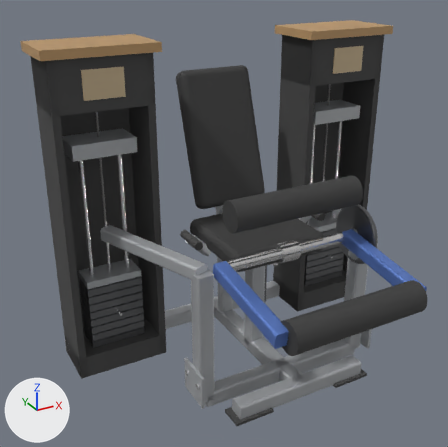
The glTF model catalogs/ludus/models/LD-B032/model.glb: old version first, new version second.
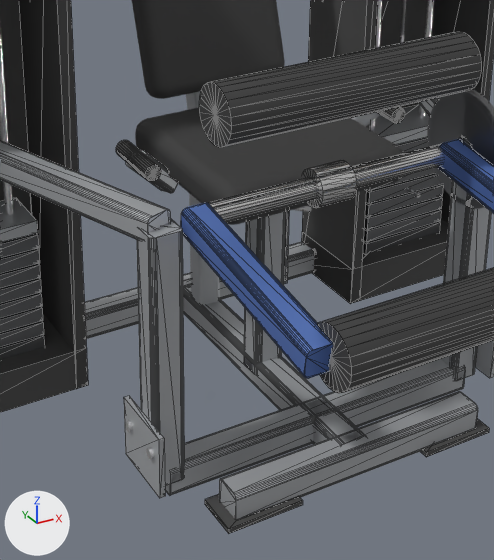
Each version appears first whole from a 50 mm camera at (-1.281, -1.906, 1.688) aimed at (-0.179, 0.097, 0.687), and next in a close-up on the part from 27% to 82% of the width and 36% to 98% of the height. The axes (+X, +Y, +Z) are drawn at lower left. The lights are the same throughout. The last two pictures show the newer version. The close-ups show mesh edges as thin lines. Where no turn or scale is listed for an object, it has been applied to the vertices.

Names of what the first close-up shows: 'Mesh_0.001', 'Mesh_0.002', 'Mesh_16.001', 'backrest_pad', 'base_front', 'base_spine', 'lever_bar.001', 'lever_roller', 'seat_pad', 'thigh_pad_roller', 'tower_side.001', 'tower_side.002' and 48 more.
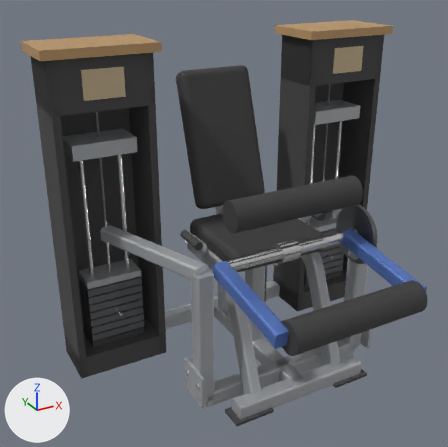
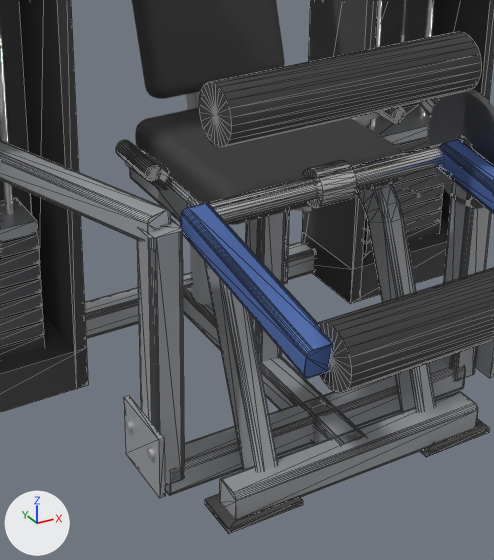
Pixel boxes [x1, y1, x2, y2] of what changed, in the close-ups (494 x 560 px):
'seat_rail_tube', added
    after: [129, 146, 278, 471]
'seat_rail_tube.001', added
    after: [356, 184, 436, 412]

The change, as a list of edits to the scene's bpy script:
```text
Add me_mesh_12_1:
    me_mesh_12_1.from_pydata(...)  # 128 vertices, 252 faces; spans x 0.175..0.225, y -0.383..0.193, z 0.019..0.55
    me_mesh_12_1.materials.append(mat_frame)  # grey #b4b7ba
Add me_mesh_11_1:
    me_mesh_11_1.from_pydata(...)  # 128 vertices, 252 faces; spans x -0.225..-0.175, y -0.383..0.193, z 0.019..0.55
    me_mesh_11_1.materials.append(mat_frame)  # grey #b4b7ba
Add ob_seat_rail_tube_001:
    ob_seat_rail_tube_001 = bpy.data.objects.new('seat_rail_tube.001', me_mesh_12_1)
    ob_seat_rail_tube_001.location = (0.0, 0.159, 0.0)
Add ob_seat_rail_tube:
    ob_seat_rail_tube = bpy.data.objects.new('seat_rail_tube', me_mesh_11_1)
    ob_seat_rail_tube.location = (0.0, 0.159, 0.0)
```
